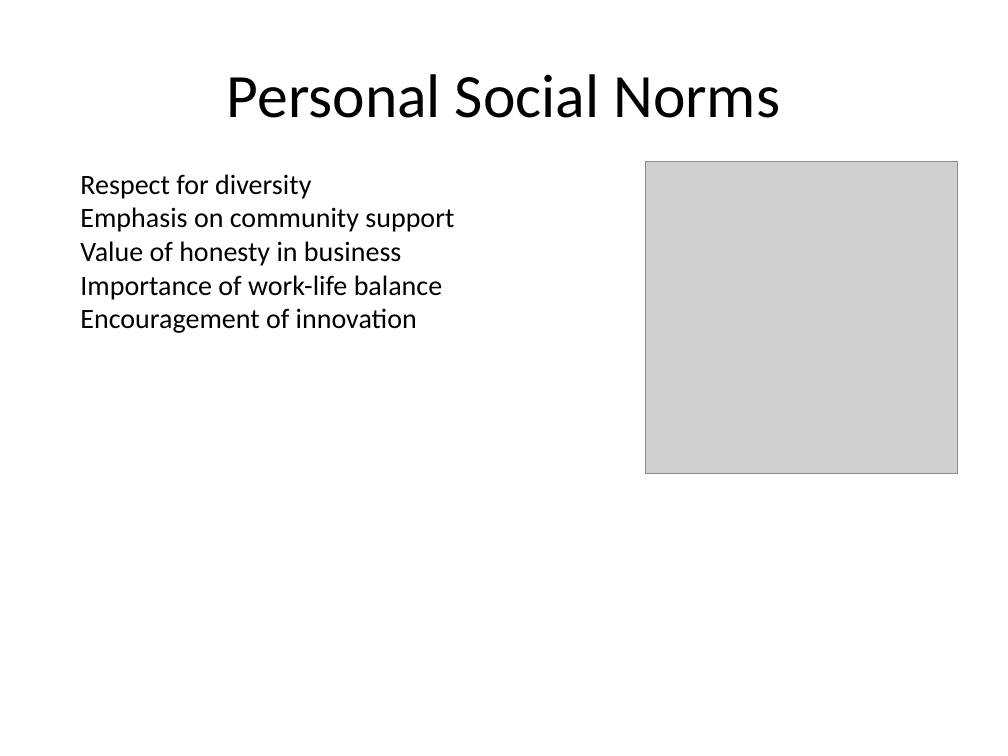
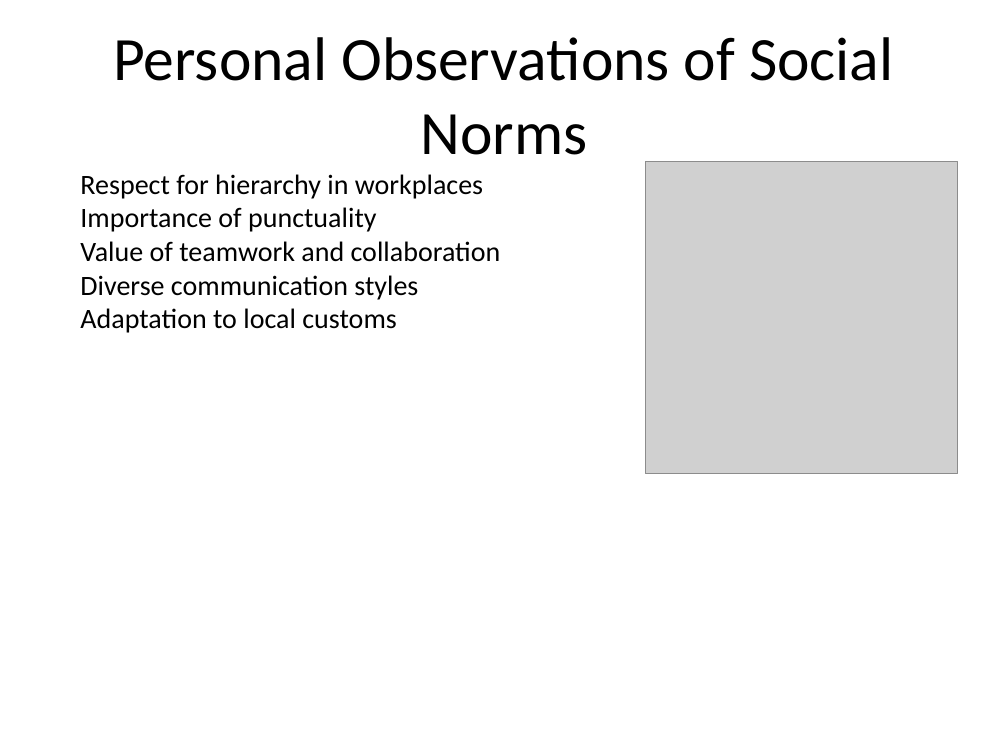
Before and after one commit to suman98/slide-gen-ai, a slide deck: slide 4 of output/presentation.pptx (slide 3 before the commit). Drawn at 1008x756 pixels with LibreOffice and Linux fonts; fonts in the diff are those of the drawing; grey boxes stand for pictures. Boxes give left, top, right and bottom in pixels: in the first picture for what was removed or moved away, otherwise in the second. Text is boxed around its words. In the diff, an @@ line names an element or a change of style, - is before the commit and + after.

```diff
--- a/output/presentation.pptx
+++ b/output/presentation.pptx
@@ title at (x1=113, y1=37, x2=893, y2=155): text changed @@
-Personal Social Norms
+Personal Observations of Social Norms
@@ text at (x1=80, y1=174, x2=501, y2=333): text changed @@
-Respect for diversity
-Emphasis on community support
-Value of honesty in business
-Importance of work-life balance
-Encouragement of innovation
+Respect for hierarchy in workplaces
+Importance of punctuality
+Value of teamwork and collaboration
+Diverse communication styles
+Adaptation to local customs
```
Also in this commit, not shown: 3 other slides changed, 3 slides added, 2 slides removed, 12 other files.
